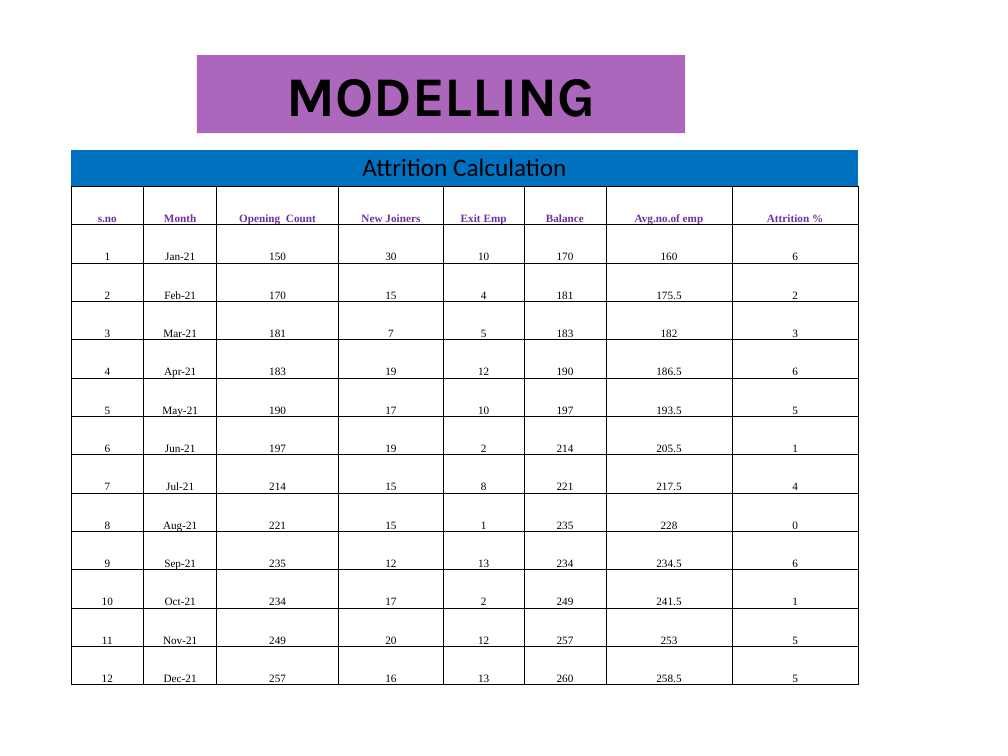
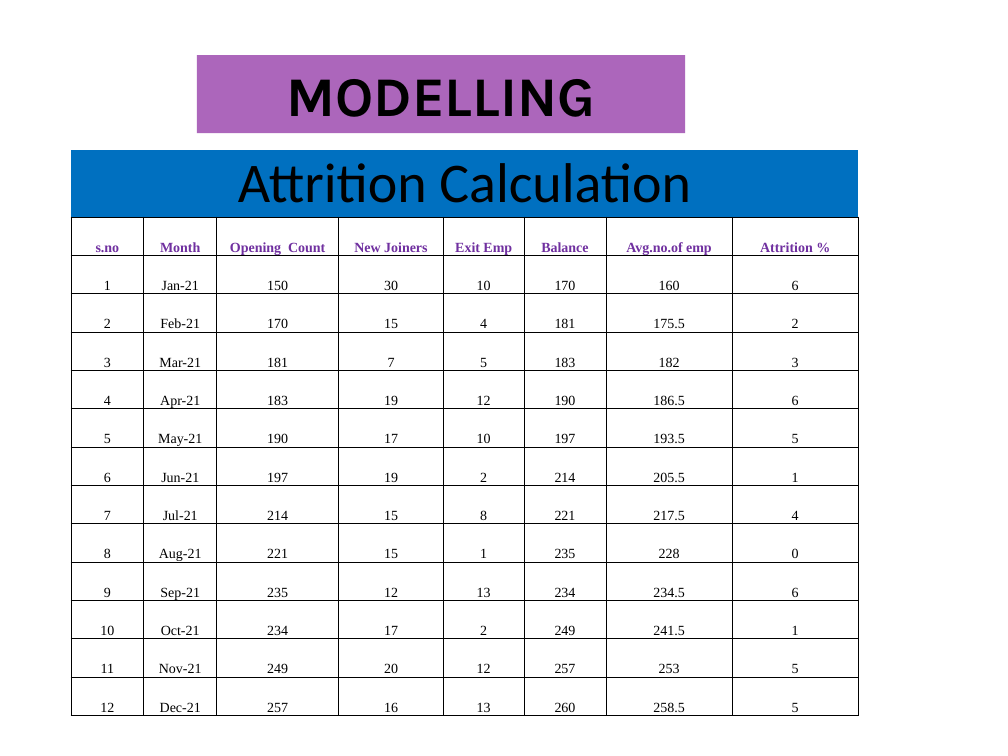
Before and after one commit to dharani181510/dharani181510, a slide deck: slide 9 of EMPLOYEE DATA ANALYSIS USING EXCEL.pptx (slide 10 before the commit). Drawn at 1008x756 pixels with LibreOffice and Linux fonts; fonts in the diff are those of the drawing; background and template pictures are left out. Boxes give left, top, right and bottom in pixels: in the first picture for what was removed or moved away, otherwise in the second. Text is boxed around its words. In the diff, an @@ line names an element or a change of style, - is before the commit and + after.

```diff
--- a/EMPLOYEE DATA ANALYSIS USING EXCEL.pptx
+++ b/EMPLOYEE DATA ANALYSIS USING EXCEL.pptx
@@ table at <box>71,149,857,720</box> @@
@@ size 18 to 40 pt in "Attrition Calculation" @@
@@ size 8 to 10 pt @@
```
Also in this commit, not shown: 3 other slides changed.
